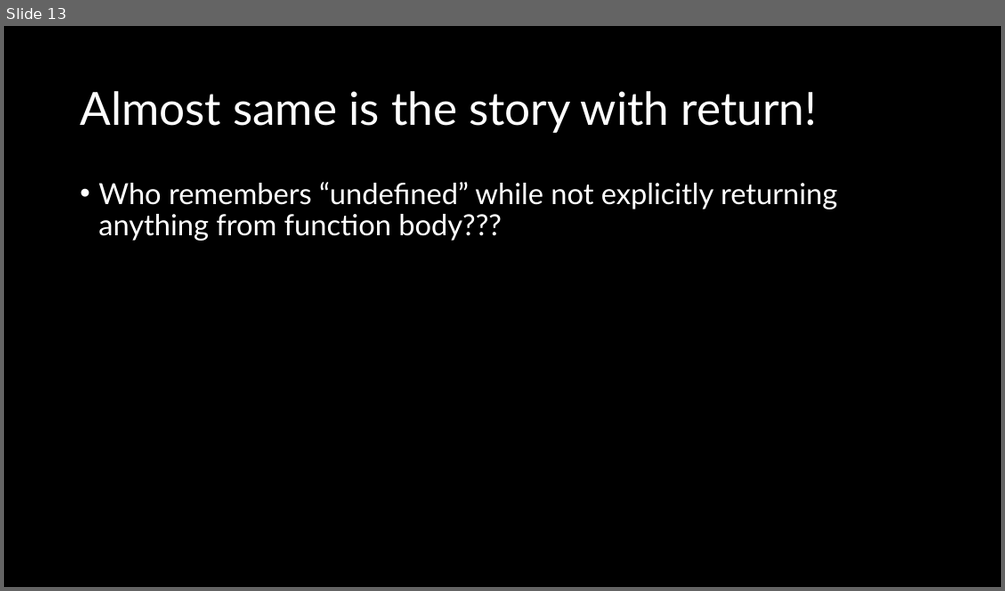
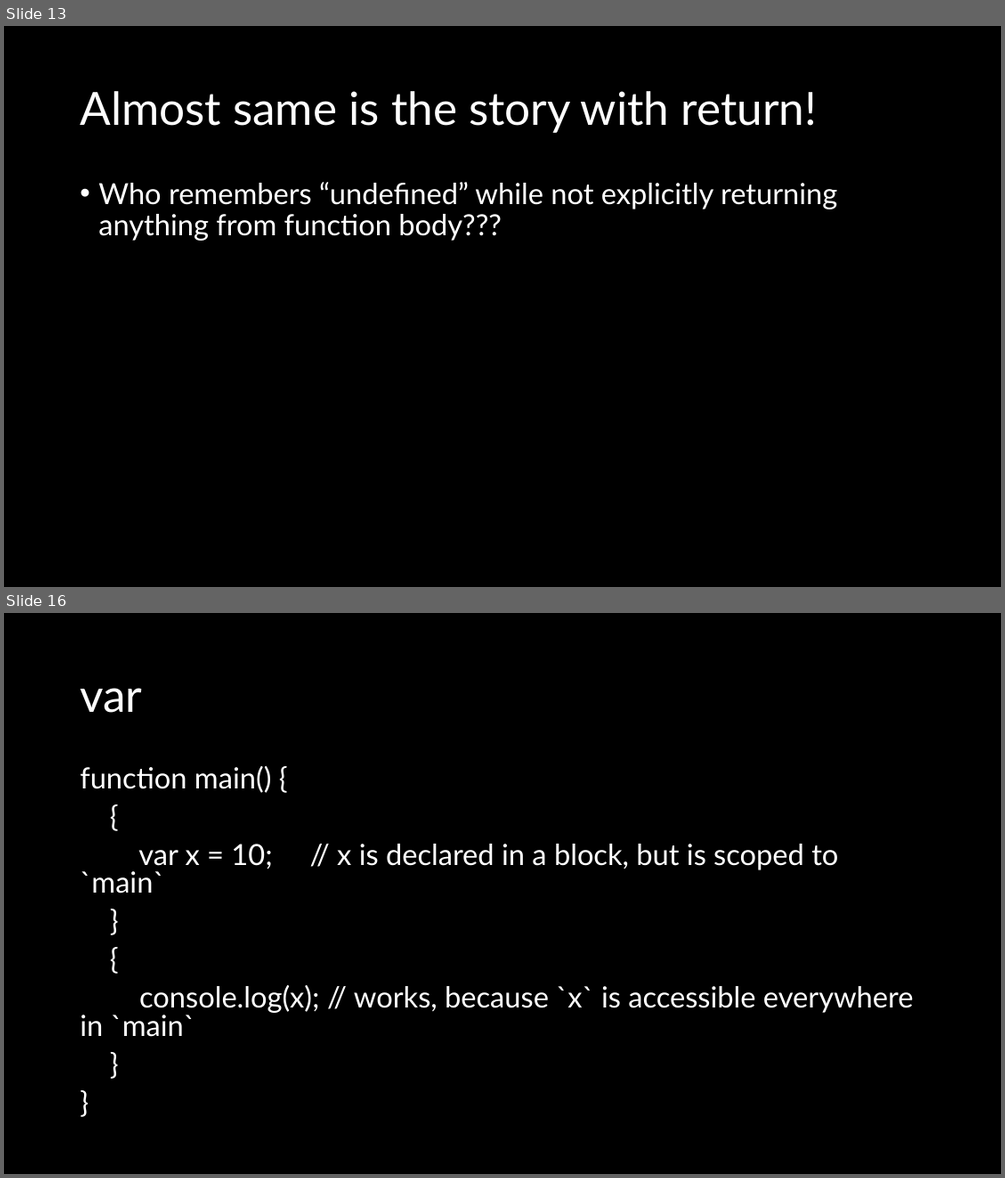
Before and after one commit to natiquekeyin/fall2024, a slide deck: JavaScript/Week3/Week3.pptx. Shown one above the other, each under a label of ours: slide 13 before the commit, slides 13 and 16 after it; the slides between them are not shown. The pictures are 1005x591 and 1005x1178 pixels, drawn with LibreOffice and Linux fonts; fonts in the diff are those of the drawing. Boxes give left, top, right and bottom in pixels: in the first picture for what was removed or moved away, otherwise in the second. Text is boxed around its words. In the diff, an @@ line names an element or a change of style, - is before the commit and + after.

```diff
--- a/JavaScript/Week3/Week3.pptx
+++ b/JavaScript/Week3/Week3.pptx
@@ slide 16 added at <box>4,613,1001,1174</box>, background #000000 @@
@@ title added at <box>80,688,142,713</box>, 44 pt, text #FFFFFF @@
+var
@@ text added at <box>80,766,914,1037</box>, 28 pt, text #FFFFFF @@
+function main() {
+{
+var x = 10; // x is declared in a block, but is scoped to `main`
+}
+{
+console.log(x); // works, because `x` is accessible everywhere in `main`
+}
+}
```
Also in this commit, not shown: 13 other slides added, 1 other file.
